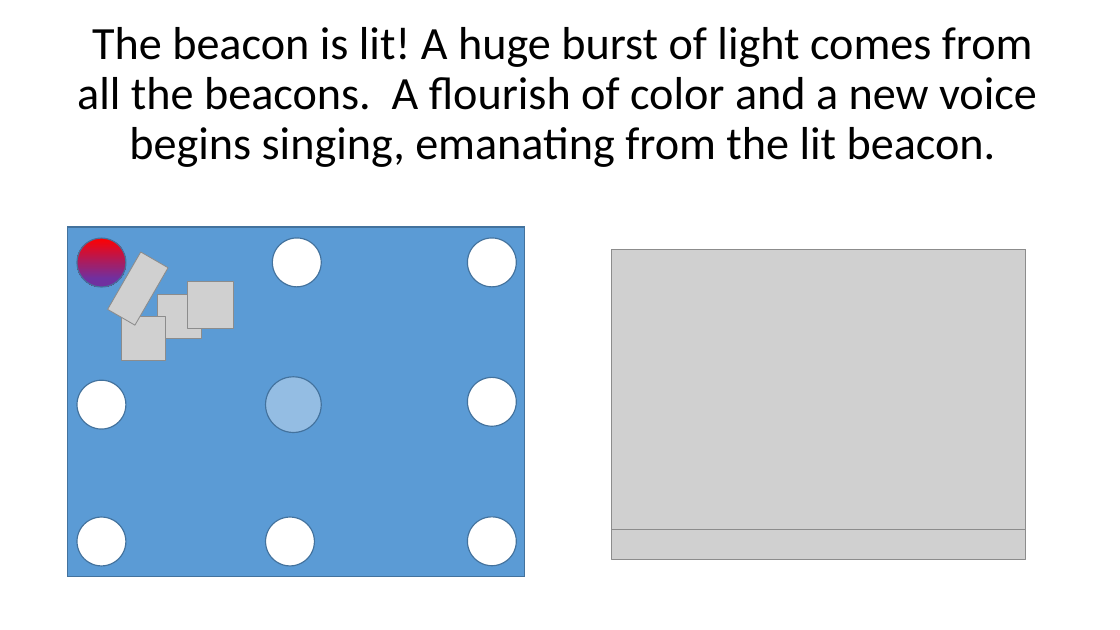
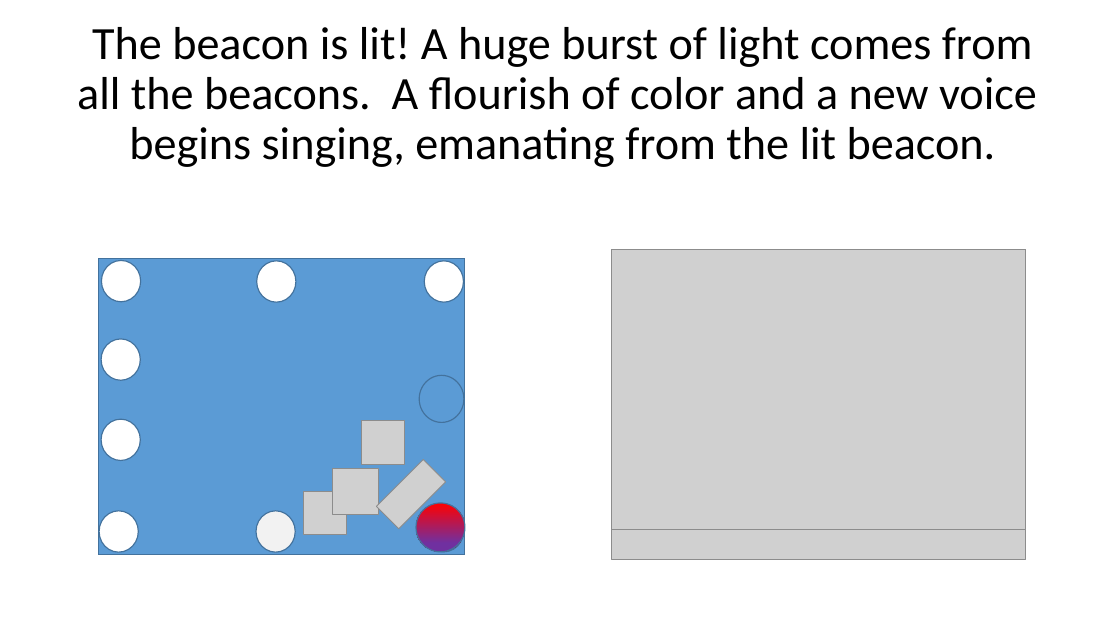
Before and after one commit to mmandel/8Nights2, a slide deck: slide 18 of docs/8NightsVRDesign_Rev2.pptx (slide 15 before the commit). Drawn at 1120x630 pixels with LibreOffice and Linux fonts; fonts in the diff are those of the drawing; grey boxes stand for pictures. Boxes give left, top, right and bottom in pixels: in the first picture for what was removed or moved away, otherwise in the second. Text is boxed around its words. In the diff, an @@ line names an element or a change of style, - is before the commit and + after.

```diff
--- a/docs/8NightsVRDesign_Rev2.pptx
+++ b/docs/8NightsVRDesign_Rev2.pptx
@@ rectangle: place and size @@
-rectangle at <box>68,227,524,576</box>
+rectangle at <box>99,259,465,555</box>
@@ ellipse: place and size @@
-ellipse at <box>77,238,126,287</box>
+ellipse at <box>102,260,141,302</box>
@@ ellipse at <box>102,260,141,302</box>: fill gradient #FF0000 to #7030A0 to #FFFFFF @@
@@ ellipse: place and size @@
-ellipse at <box>272,238,321,287</box>
+ellipse at <box>257,261,297,302</box>
@@ ellipse: place and size @@
-ellipse at <box>467,238,516,287</box>
+ellipse at <box>424,261,464,302</box>
@@ ellipse added at <box>101,339,140,380</box>, fill #FFFFFF, outline #43739E 1 pt @@
@@ ellipse removed at <box>266,377,321,433</box> @@
@@ ellipse: place and size @@
-ellipse at <box>467,377,516,426</box>
+ellipse at <box>419,376,464,423</box>
@@ ellipse at <box>419,376,464,423</box>: fill #FFFFFF to none @@
@@ ellipse: place and size @@
-ellipse at <box>77,381,126,429</box>
+ellipse at <box>101,419,140,460</box>
@@ picture: place and size @@
-picture at <box>122,317,166,360</box>
+picture at <box>361,420,405,464</box>
@@ picture: place and size @@
-picture at <box>187,281,234,329</box>
+picture at <box>333,468,380,515</box>
@@ picture at <box>377,460,446,529</box>: rotation 30 to 225 degrees @@
@@ picture: place and size @@
-picture at <box>158,295,202,339</box>
+picture at <box>303,492,347,535</box>
@@ ellipse: place and size @@
-ellipse at <box>467,517,516,565</box>
+ellipse at <box>416,503,465,552</box>
@@ ellipse at <box>416,503,465,552</box>: fill #FFFFFF to gradient #FF0000 to #7030A0 @@
@@ ellipse: place and size @@
-ellipse at <box>77,518,126,566</box>
+ellipse at <box>99,511,139,552</box>
@@ ellipse: place and size @@
-ellipse at <box>266,518,314,566</box>
+ellipse at <box>256,511,296,552</box>
@@ ellipse at <box>256,511,296,552</box>: fill #FFFFFF to #F2F2F2 @@
@@ ellipse added at <box>424,511,464,552</box>, fill #5B9BD5, outline #43739E 1 pt @@
```
Also in this commit, not shown: 6 other slides changed, 6 slides added, 2 slides removed, 1 other file.
